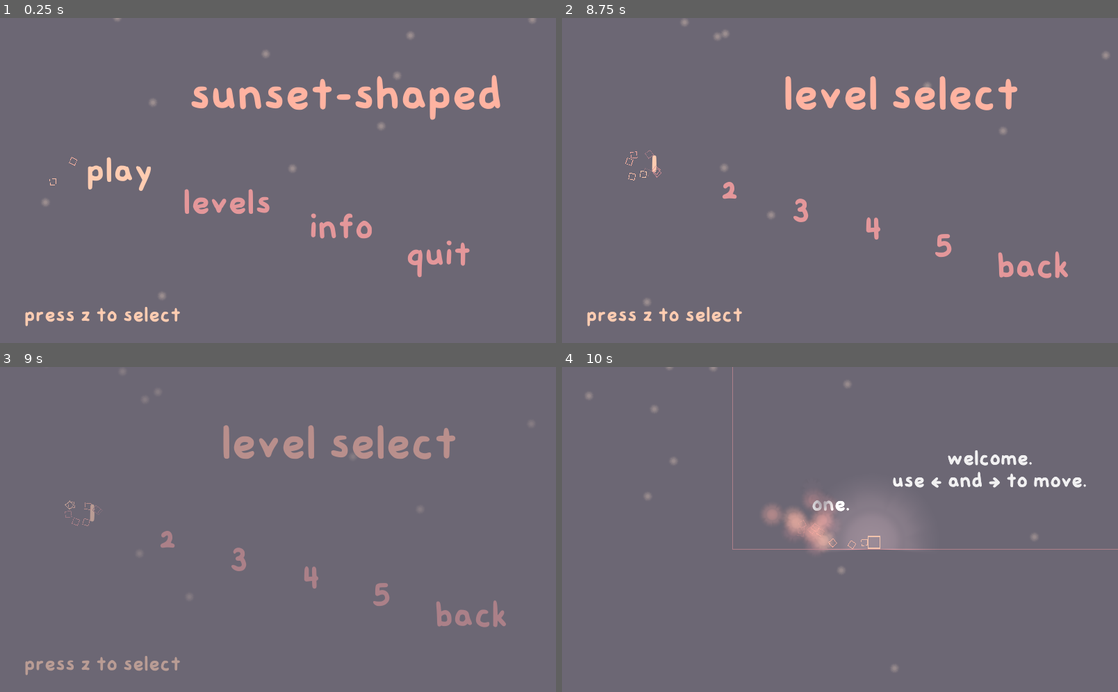
Above: before the commit, frames 1-4 (two rows, left to right).
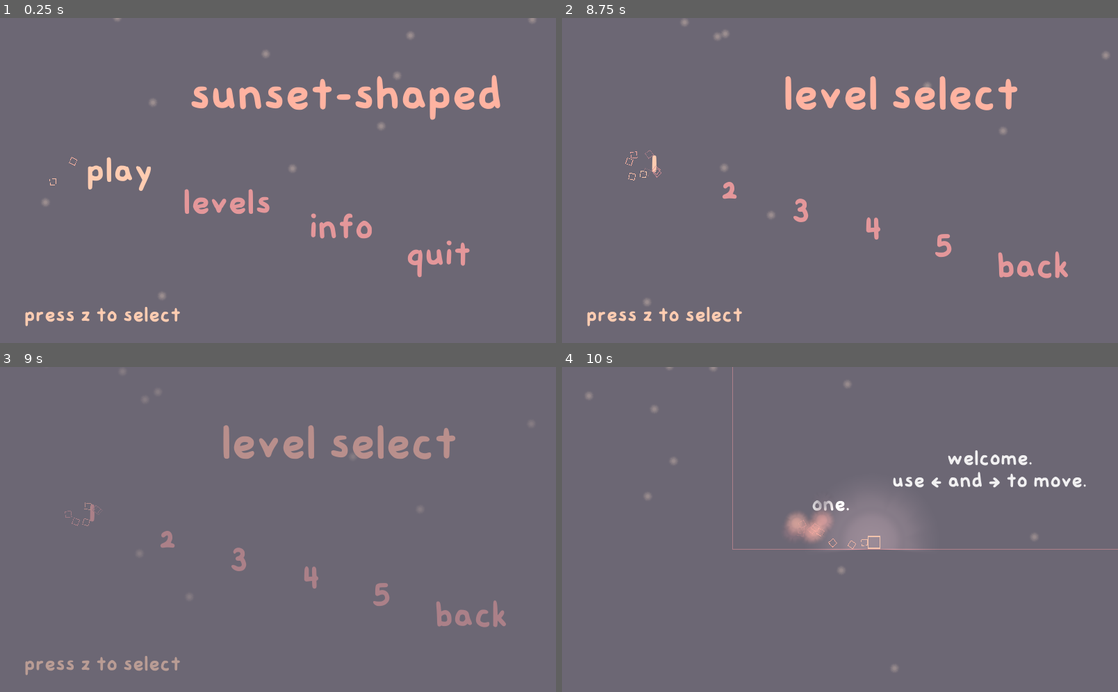
Above: after the commit, the same moments.

Repository: sunset-shaped/sunset-shaped
Game: Godot game, scene res://base.tscn
Same seed, same stepped clock (60 frames per second), same inputs: the game is played once before the commit and once after it.
Inputs:
- Up to frame 1 (0.25 s): no input
- Up to frame 2 (8.75 s): click "levels" at 0.5 s; click "info" at 1.25 s; click "play" at 2 s; click "play" at 2.75 s; tap Z (jump) at 3.5, 3.77 s; hold Right (right) 3.53-4.25 s; hold E (test) 3.53-4.25 s; click "1" at 4.25 s; click "2" at 5 s; click "3" at 5.75 s; click "4" at 6.5 s; click "5" at 7.25 s; click "back" at 8 s
- Up to frame 3 (9 s): tap Z (jump) at 8.75 s; hold Left (left) from 8.78 s (still down); tap E (test) at 8.85 s
- Up to frame 4 (10 s): tap Z (jump) at 9.02, 9.5 s; release Left (left) at 9.53 s; hold Right (right) from 9.53 s (still down); hold E (test) from 9.53 s (still down)

Frames 1-2 are identical in both runs. In frame 3, less than 0.1% of the frame differs, in the area x 11-17%, y 41-48%; in frame 4, 0.7%, in the area x 36-95%, y 25-57%.

Commit message:
fixed jail bug

Diff:
--- a/menu/button.gd
+++ b/menu/button.gd
@@ -34,3 +34,7 @@
 			text.modulate = "#b89c9d"
 		elif value == false:
 			text.modulate = "#e5989b"
+
+
+func _on_pressed():
+	release_focus()
--- a/menu/button.tscn
+++ b/menu/button.tscn
@@ -51,3 +51,4 @@
 
 [connection signal="focus_entered" from="." to="." method="_on_play_focus_entered"]
 [connection signal="focus_exited" from="." to="." method="_on_play_focus_exited"]
+[connection signal="pressed" from="." to="." method="_on_pressed"]
Not shown, changed: export_presets.cfg
